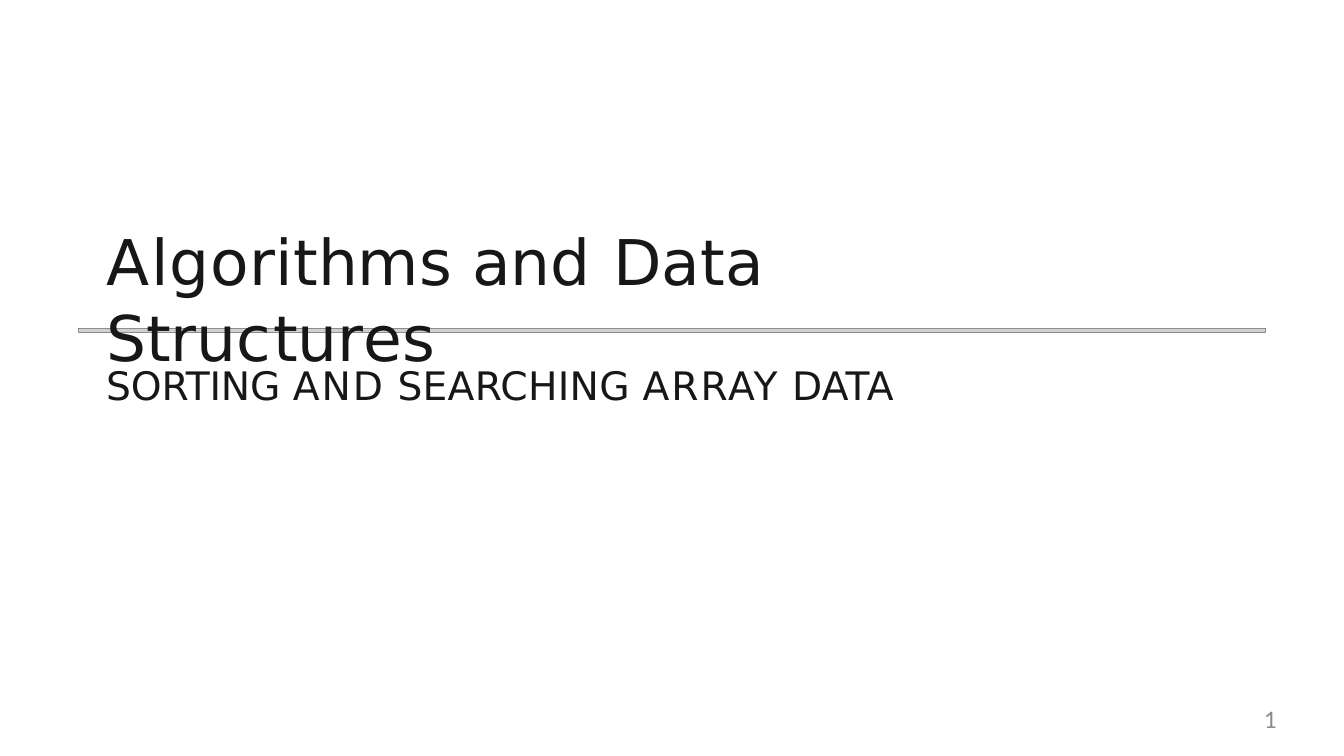
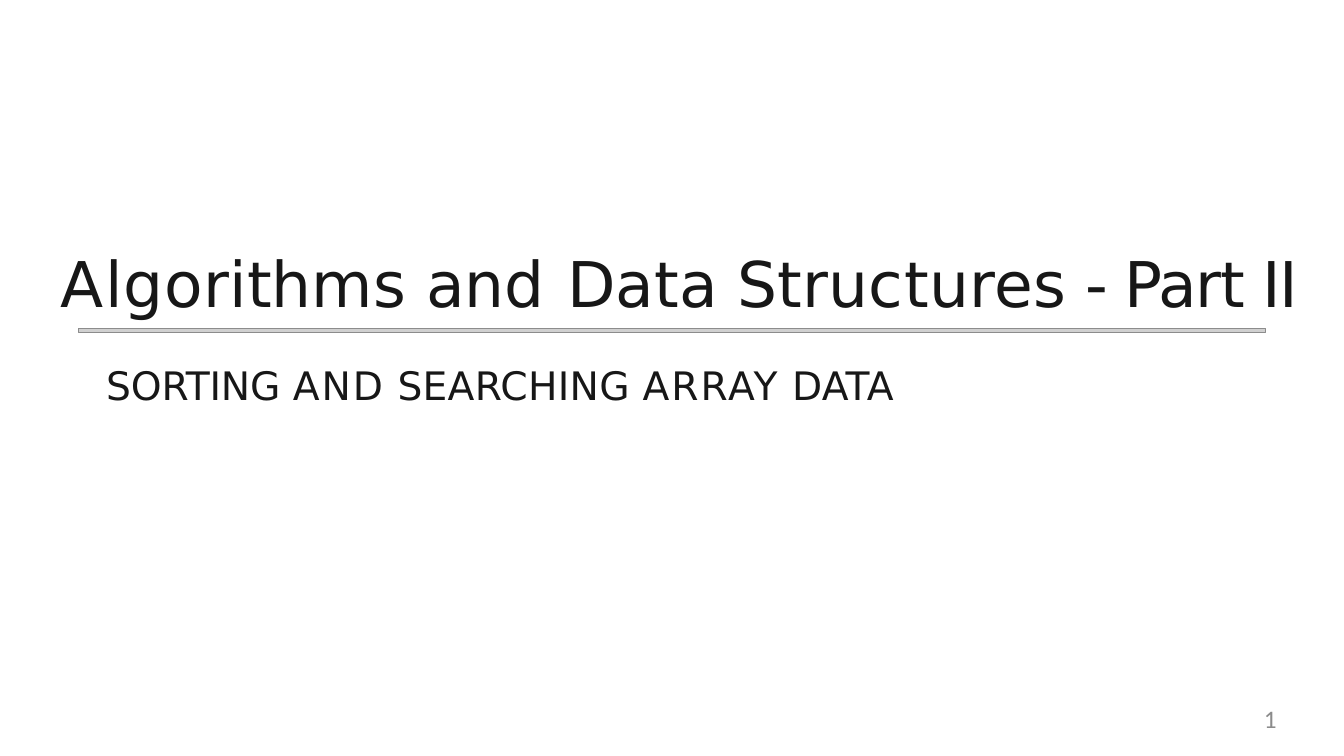
Before and after one commit to StevenJoseph19/DXC-FSD, a slide deck: slide 1 of 1. Core Java/Day 9/Slides/28. Sorting and Searching Array Data/sorting-and-searching-array-data-slides.pptx. Drawn at 1344x756 pixels with LibreOffice and Linux fonts; fonts in the diff are those of the drawing; grey boxes stand for pictures. Boxes give left, top, right and bottom in pixels: in the first picture for what was removed or moved away, otherwise in the second. Text is boxed around its words. In the diff, an @@ line names an element or a change of style, - is before the commit and + after.

```diff
--- a/1. Core Java/Day 9/Slides/28. Sorting and Searching Array Data/sorting-and-searching-array-data-slides.pptx
+++ b/1. Core Java/Day 9/Slides/28. Sorting and Searching Array Data/sorting-and-searching-array-data-slides.pptx
@@ title at (60,259,1298,320): text changed @@
-Algorithms and Data Structures
+Algorithms and Data Structures - Part II
```
Also in this commit, not shown: 1 other slide changed, 8 other files.
